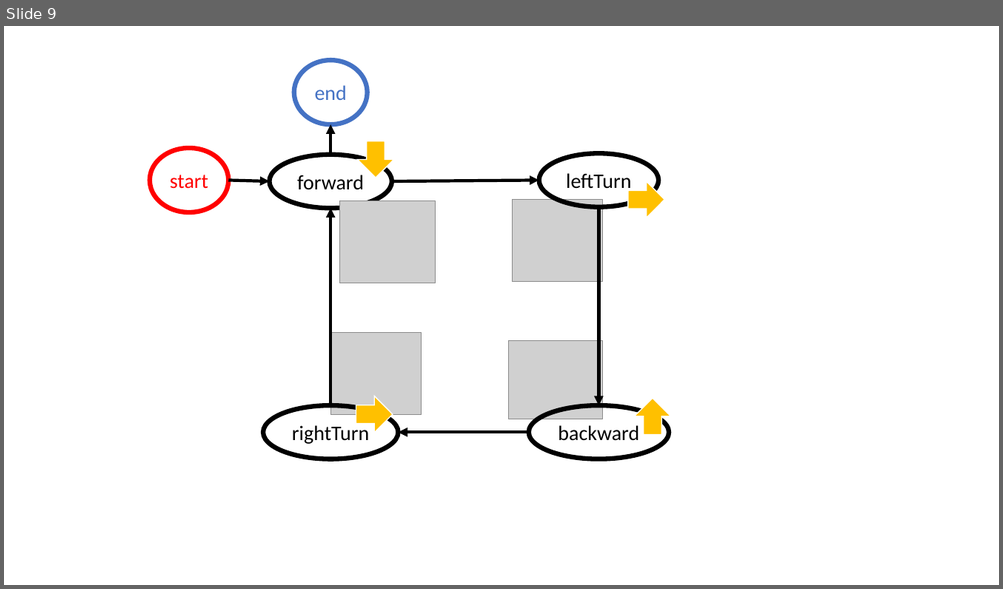
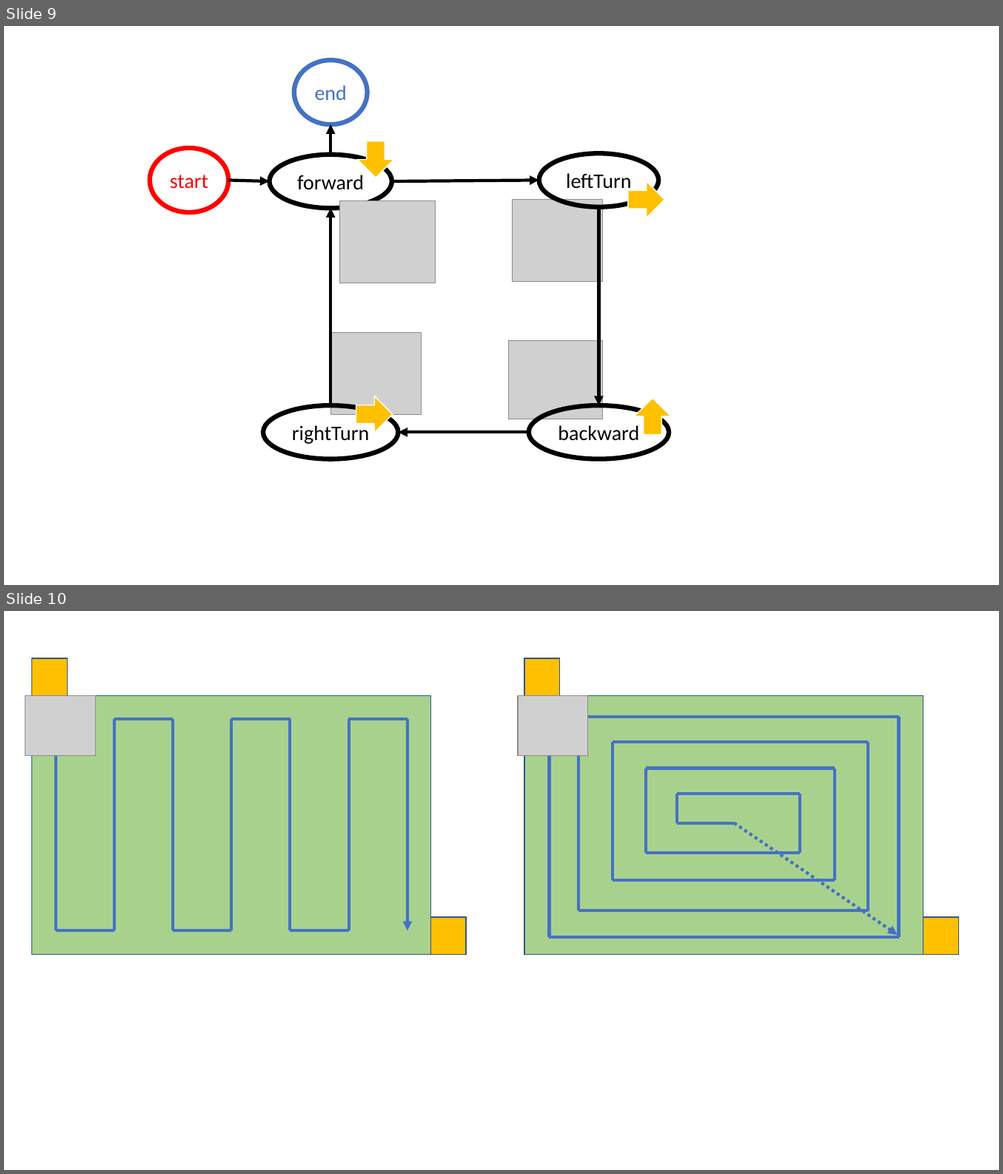
Before and after one commit to FFrabetti/ProgettoISS_relazione, a slide deck: Appunti/ISSPowerPoint.pptx. Shown one above the other, each under a label of ours: slide 9 before the commit, slides 9 and 10 after it. The pictures are 1003x589 and 1003x1174 pixels, drawn with LibreOffice and Linux fonts; fonts in the diff are those of the drawing; grey boxes stand for pictures. Boxes give left, top, right and bottom in pixels: in the first picture for what was removed or moved away, otherwise in the second. Text is boxed around its words. In the diff, an @@ line names an element or a change of style, - is before the commit and + after.

```diff
--- a/Appunti/ISSPowerPoint.pptx
+++ b/Appunti/ISSPowerPoint.pptx
@@ slide 10 added at (4,611,999,1170), background #FFFFFF @@
@@ rectangle added at (31,659,67,696), fill #FFC000, outline #325491 1 pt @@
@@ rectangle added at (524,659,559,696), fill #FFC000, outline #325491 1 pt @@
@@ picture added at (25,695,96,756) @@
@@ rectangle added at (31,695,431,954), fill #A9D18E, outline #325491 1 pt @@
@@ picture added at (518,695,588,756) @@
@@ rectangle added at (524,695,923,954), fill #A9D18E, outline #325491 1 pt @@
@@ group added at (56,719,407,931): 12 lines, 1 arrow @@
@@ line added from (677, 823) to (734, 823), #4472C4 3 pt @@
@@ group added at (549,716,899,938): 17 lines, 1 arrow @@
@@ rectangle added at (431,917,466,955), fill #FFC000, outline #325491 1 pt @@
@@ rectangle added at (923,917,959,955), fill #FFC000, outline #325491 1 pt @@
```
Also in this commit, not shown: 1 other file.
